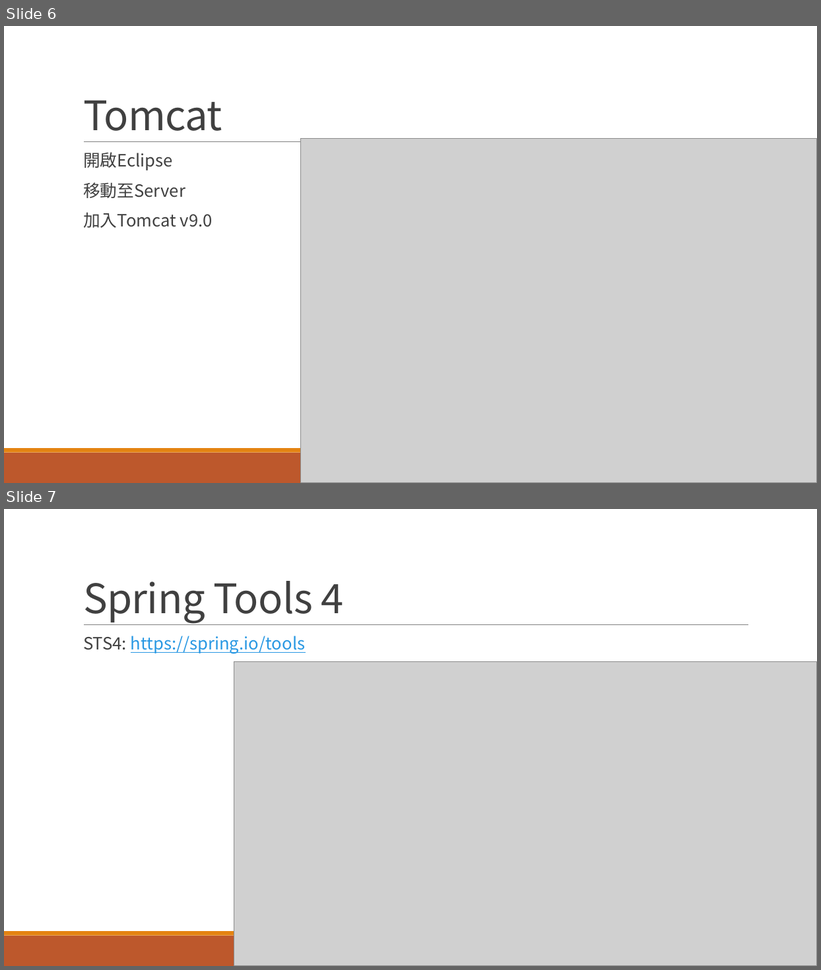
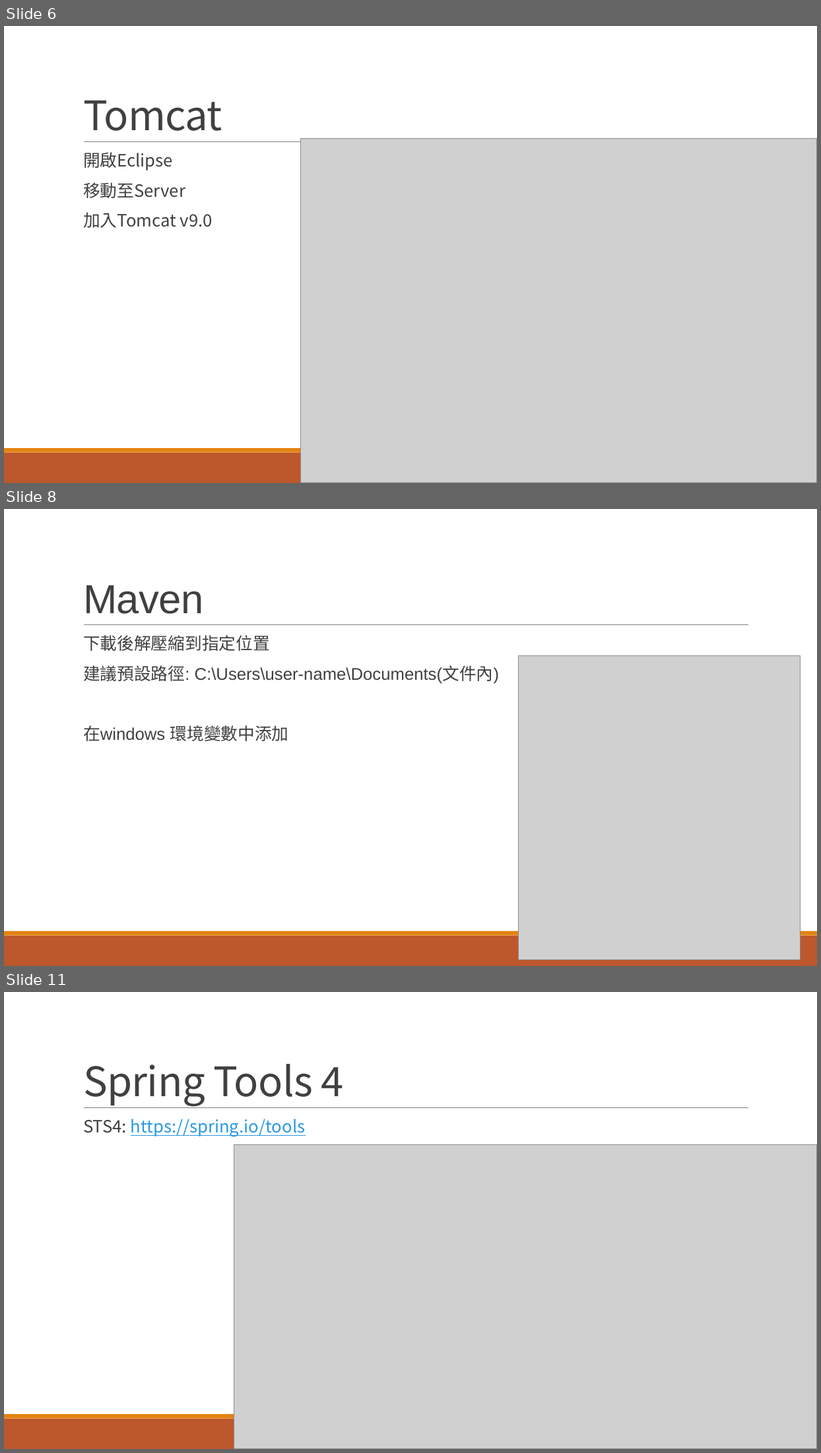
Before and after one commit to LinGaOscar/Java-Learning, a slide deck: doc/JAVA 課前環境配置.pptx. Shown one above the other, each under a label of ours: slides 6 and 7 before the commit, slides 6, 8 and 11 after it; the slides between them are not shown. The pictures are 821x970 and 821x1453 pixels, drawn with LibreOffice and Linux fonts; fonts in the diff are those of the drawing; grey boxes stand for pictures. Boxes give left, top, right and bottom in pixels: in the first picture for what was removed or moved away, otherwise in the second. Text is boxed around its words. In the diff, an @@ line names an element or a change of style, - is before the commit and + after.

```diff
--- a/doc/JAVA 課前環境配置.pptx
+++ b/doc/JAVA 課前環境配置.pptx
@@ slide 8 added at (x1=4, y1=509, x2=817, y2=966), background #FFFFFF; not listed: 3 template elements that a slide beside it also shows @@
@@ title added at (x1=83, y1=585, x2=203, y2=614), 48 pt, text #404040 @@
+Maven
@@ text added at (x1=83, y1=635, x2=500, y2=741), 20 pt, text #404040 @@
+  下載後解壓縮到指定位置
+  建議預設路徑: C:\Users\user-name\Documents(文件內)
+  在windows 環境變數中添加
@@ picture added at (x1=519, y1=656, x2=801, y2=960) @@
@@ what was slide 7 is now slide 11 @@
```
Also in this commit, not shown: 3 other slides added.
